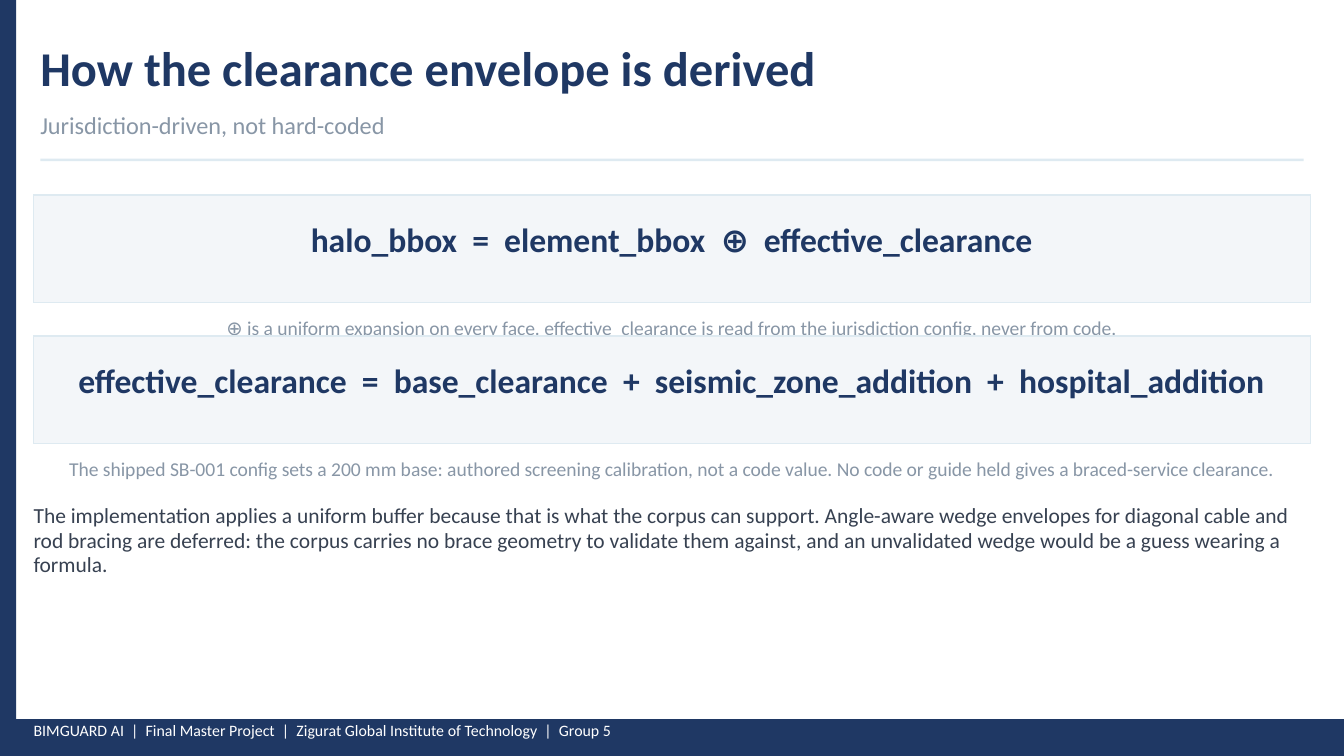
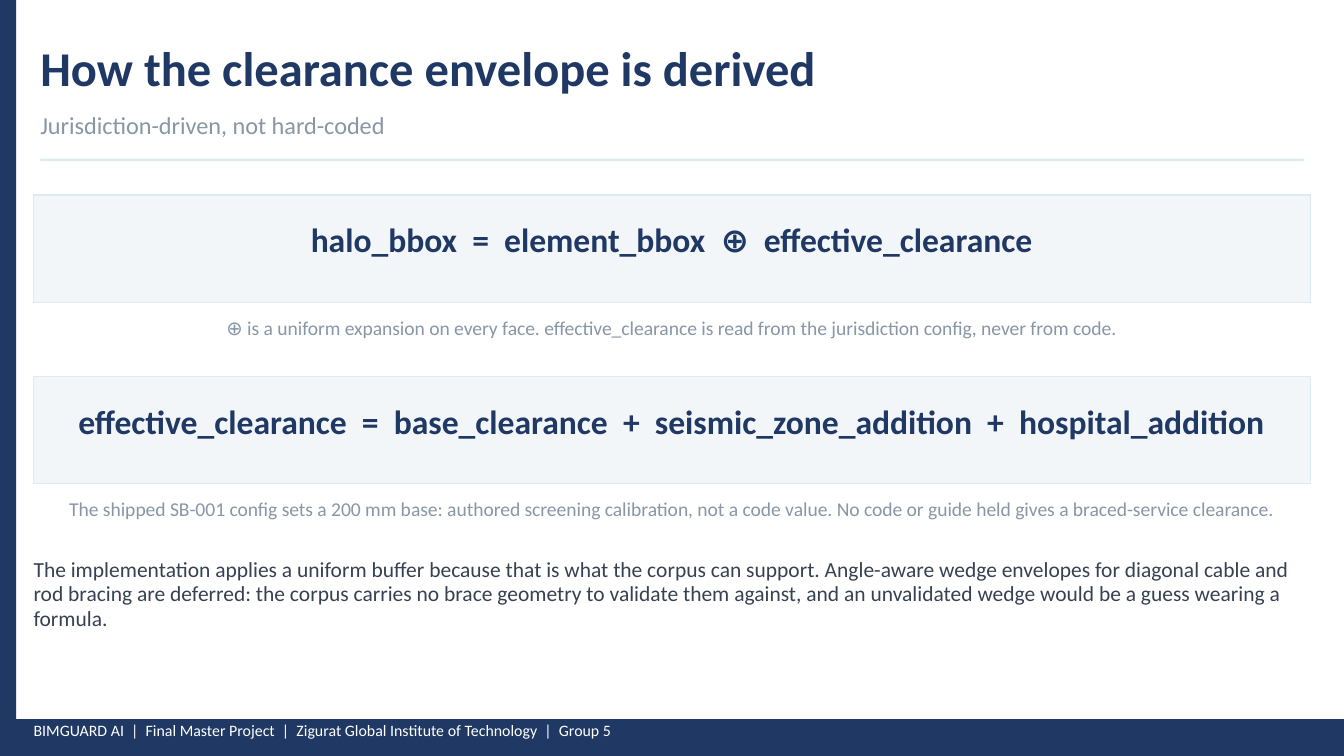
Before and after one commit to maicen/bim-guard, a slide deck: slide 3 of docs/Presentation-2026-May/BIMGUARD_FMP_B_Blue_Halo.pptx. Drawn at 1344x756 pixels with LibreOffice and Linux fonts; fonts in the diff are those of the drawing. Boxes give left, top, right and bottom in pixels: in the first picture for what was removed or moved away, otherwise in the second. Text is boxed around its words. In the diff, an @@ line names an element or a change of style, - is before the commit and + after.

```diff
--- a/docs/Presentation-2026-May/BIMGUARD_FMP_B_Blue_Halo.pptx
+++ b/docs/Presentation-2026-May/BIMGUARD_FMP_B_Blue_Halo.pptx
@@ 2 texts, 1 rectangle: place and size @@
-2 texts, 1 rectangle at <box>34,336,1310,480</box>
+2 texts, 1 rectangle at <box>34,376,1310,520</box>
@@ text "The implementation applies a uniform ...": place and size @@
-text "The implementation applies a uniform ..." at <box>34,508,1288,572</box>
+text "The implementation applies a uniform ..." at <box>34,562,1288,626</box>
```
Also in this commit, not shown: 1 other file.
